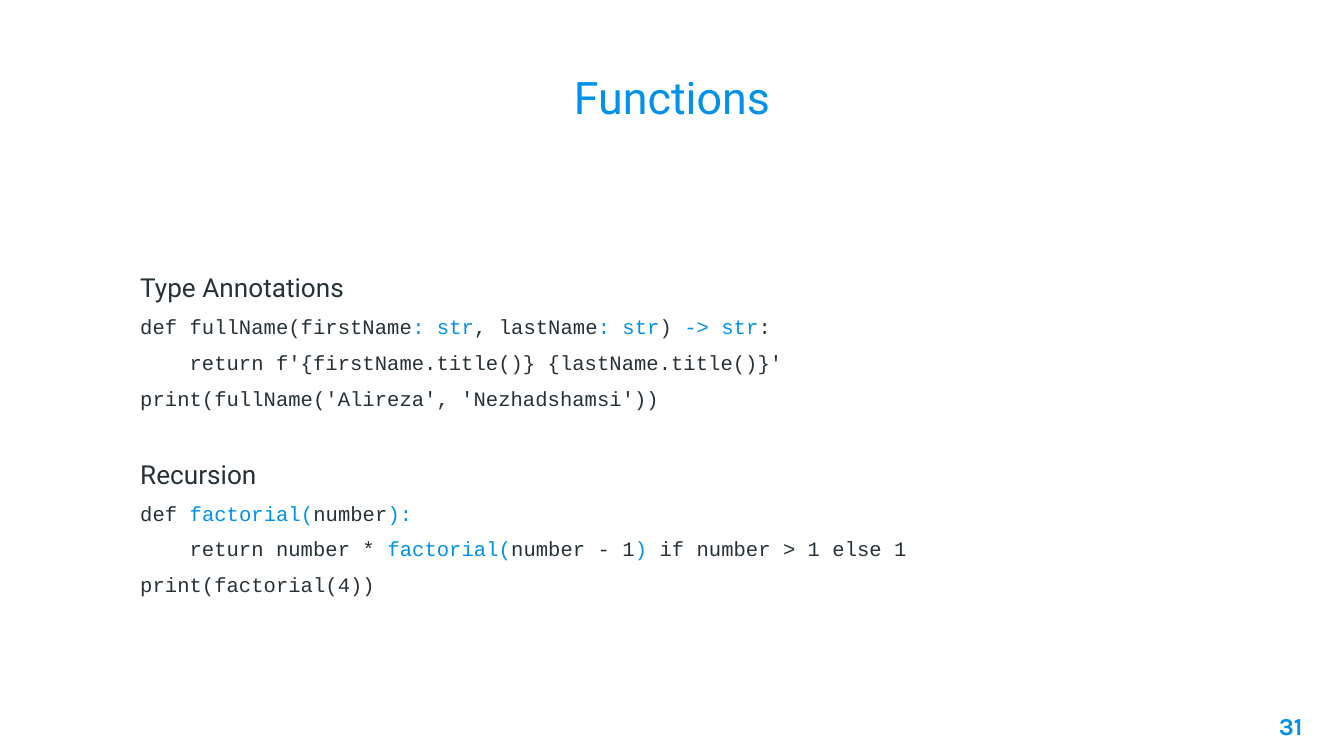
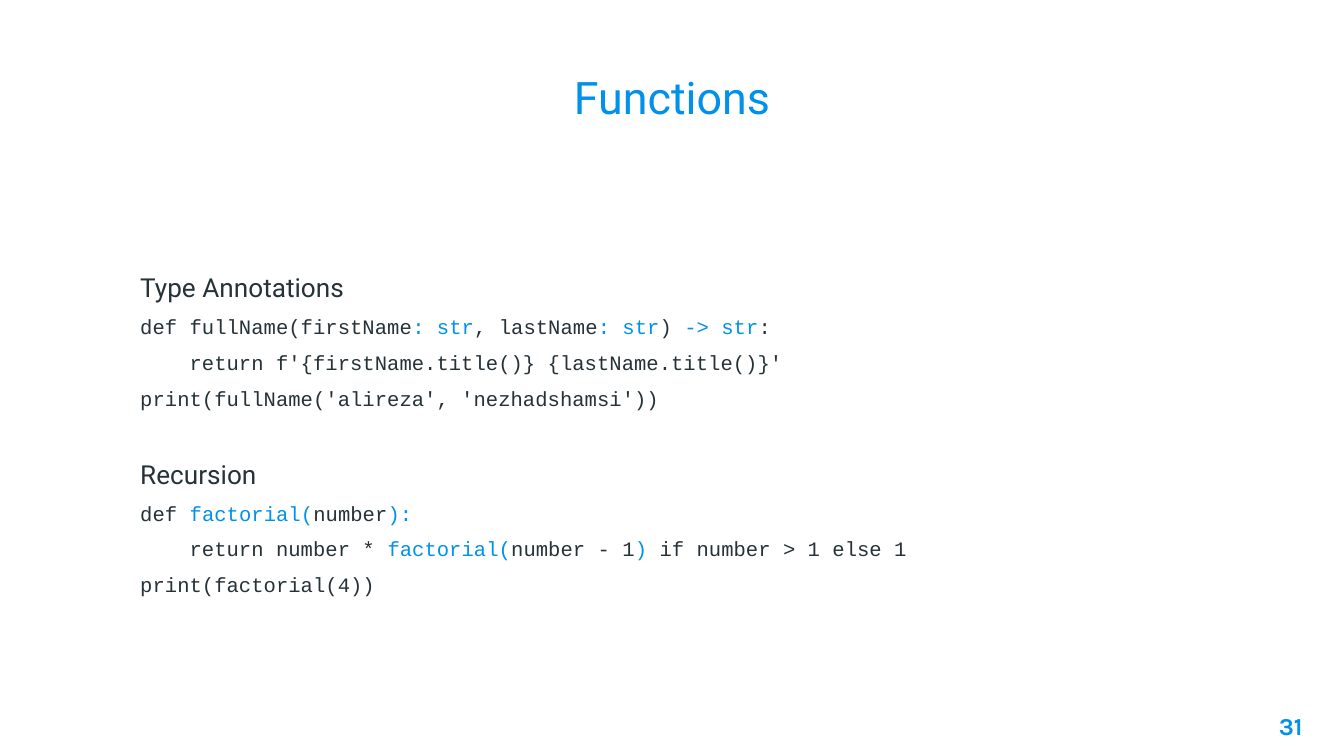
Before and after one commit to AleeRezaa/learn-python, a slide deck: slide 31 of Powerpoint/1 Python Basics.pptx. Drawn at 1344x756 pixels with LibreOffice and Linux fonts; fonts in the diff are those of the drawing; background and template pictures are left out. Boxes give left, top, right and bottom in pixels: in the first picture for what was removed or moved away, otherwise in the second. Text is boxed around its words. In the diff, an @@ line names an element or a change of style, - is before the commit and + after.

```diff
--- a/Powerpoint/1 Python Basics.pptx
+++ b/Powerpoint/1 Python Basics.pptx
@@ text at box(140, 392, 659, 411): text changed @@
-print(fullName('Alireza', 'Nezhadshamsi'))
+print(fullName('alireza', 'nezhadshamsi'))
```
Also in this commit, not shown: 2 other slides changed, 1 other file.
